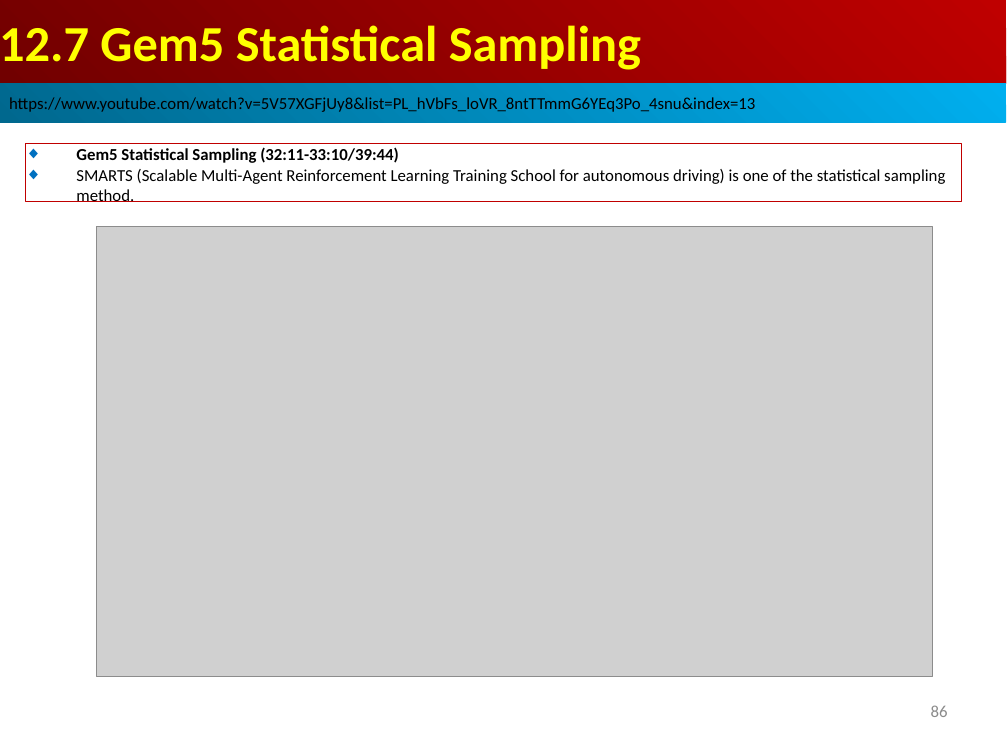
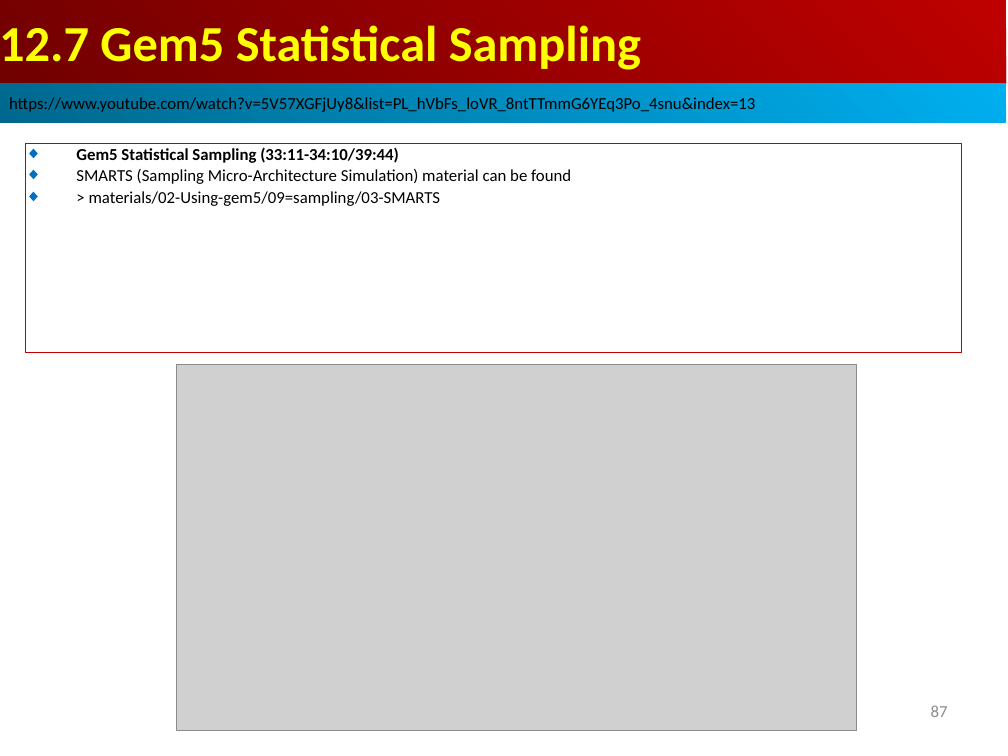
Before and after one commit to peterhchen/AIU_CS850_Gem5_McPAT, a slide deck: slide 87 of 050_Gem5/013.SampleSim/000_Video/013.SampleSim.ppt (slide 86 before the commit). Drawn at 1008x756 pixels with LibreOffice and Linux fonts; fonts in the diff are those of the drawing; grey boxes stand for pictures. Boxes give left, top, right and bottom in pixels: in the first picture for what was removed or moved away, otherwise in the second. Text is boxed around its words. In the diff, an @@ line names an element or a change of style, - is before the commit and + after.

```diff
--- a/050_Gem5/013.SampleSim/000_Video/013.SampleSim.ppt
+++ b/050_Gem5/013.SampleSim/000_Video/013.SampleSim.ppt
@@ rectangle removed at (25, 143, 962, 202) @@
-◆ Gem5 Statistical Sampling (32:11-33:10/39:44)
-◆ SMARTS (Scalable Multi-Agent Reinforcement Learning Training School for autonomous driving) is one of the statistical sampling method.
@@ rectangle added at (25, 143, 962, 353), outline #C00000 0.74 pt, 12 pt, text #000000 @@
+◆ Gem5 Statistical Sampling (33:11-34:10/39:44)
+◆ SMARTS (Sampling Micro-Architecture Simulation) material can be found
+◆ > materials/02-Using-gem5/09=sampling/03-SMARTS
@@ picture: place and size @@
-picture at (96, 227, 932, 676)
+picture at (176, 365, 857, 731)
@@ page number at (931, 705, 948, 717): text changed @@
-86
+87
```
Also in this commit, not shown: 27 other slides changed, 1 slide added.
